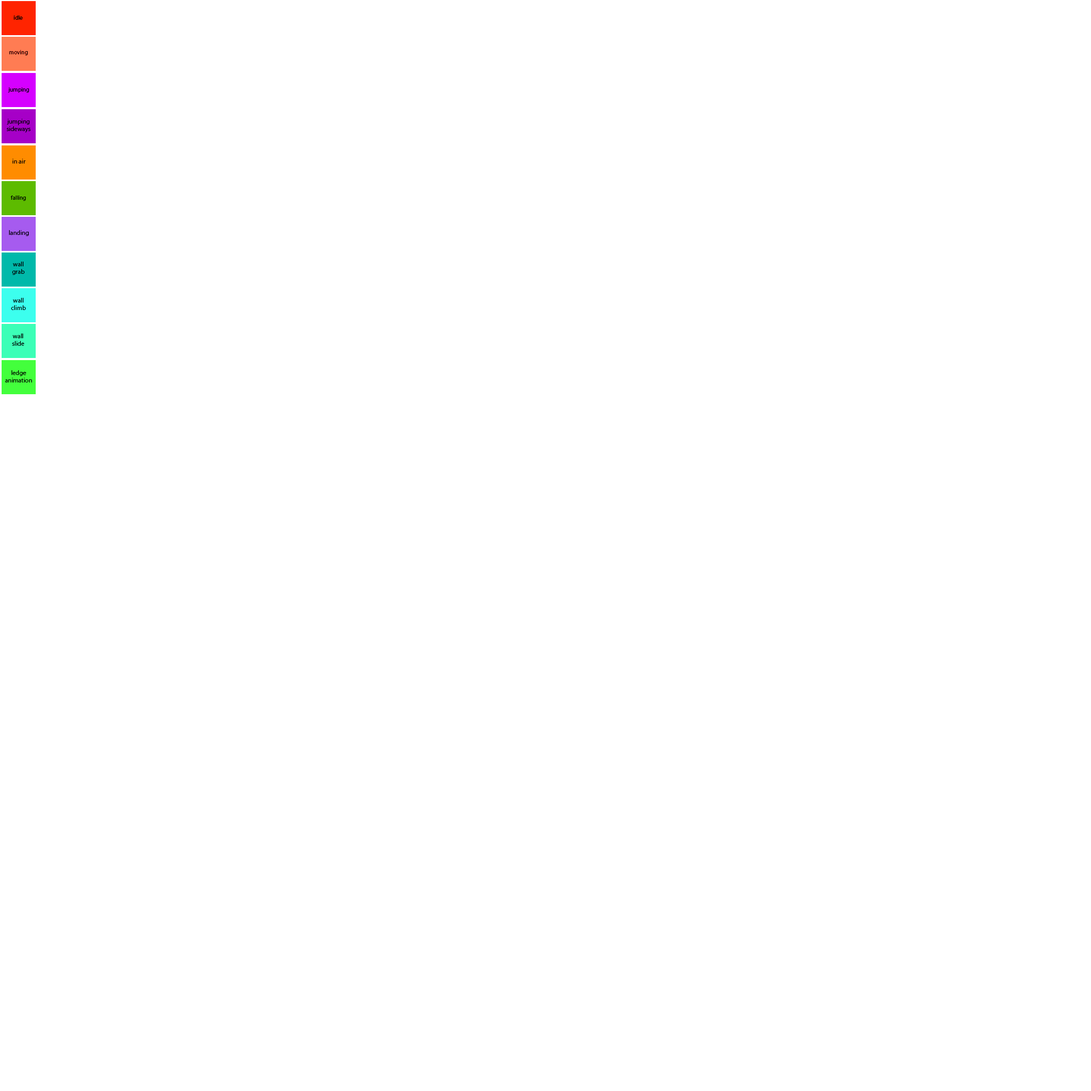
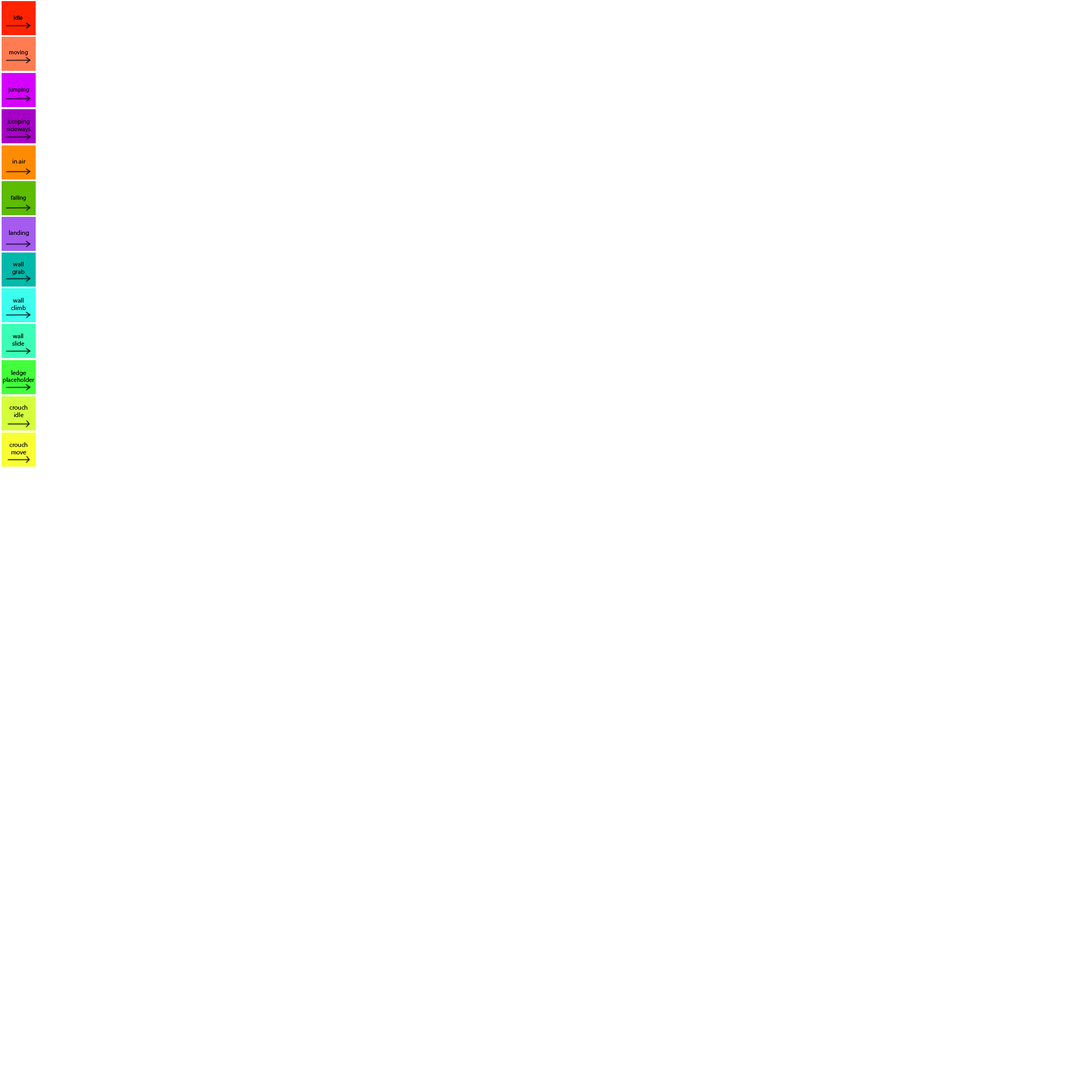
Comparing the layer stacks of the two 1091 x 1091 images. Changes:
added layer "Слой 2" above "Слой 1" over [6, 455, 31, 464]
added layer "Слой 1" above "crouch move" over [6, 419, 31, 428]
renamed "ledge animation" to "crouch move", painted on it over [1, 21, 36, 467]
